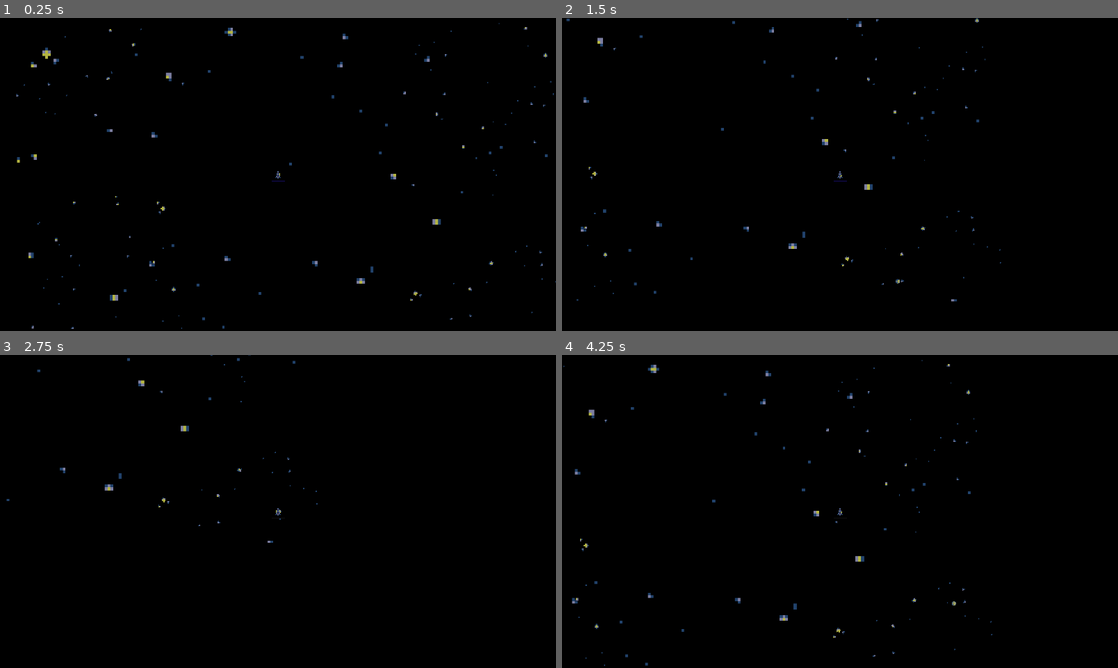
Above: before the commit, frames 1-4 (two rows, left to right).
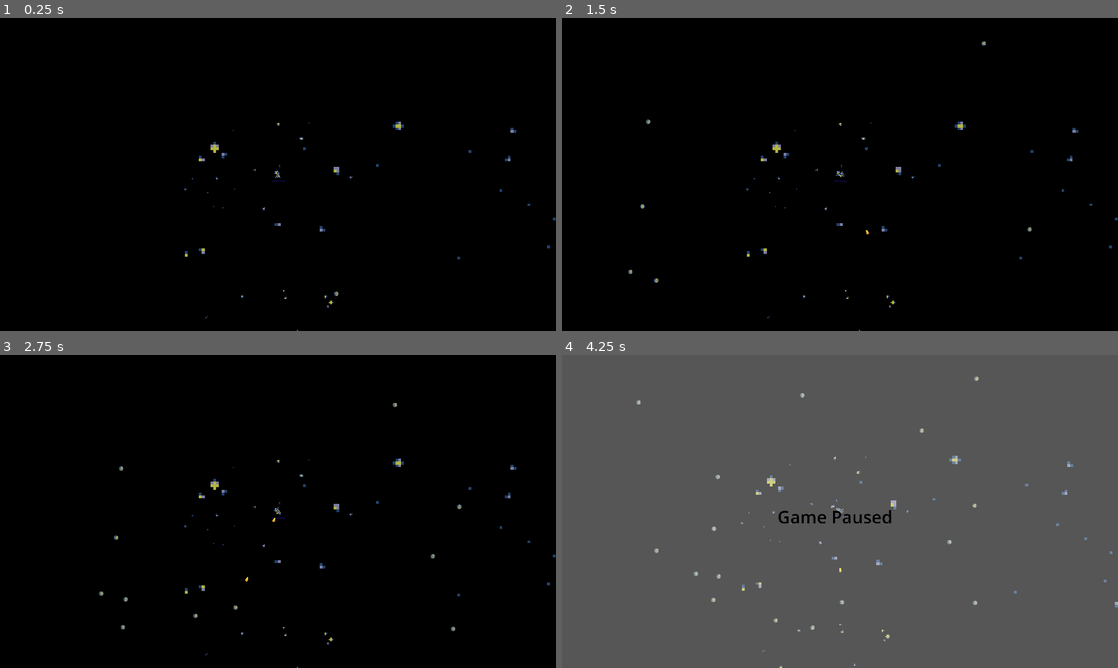
Above: after the commit, the same moments.

Repository: iparosds/Quantum-Reflections
Game: Godot game, scene res://scenes/game.tscn
The game is run twice, just before and just after one commit, with the same random seed, the same clock (stepped at 60 frames per second) and the same inputs.
Inputs:
- Up to frame 1 (0.25 s): no input
- Up to frame 2 (1.5 s): tap Enter at 0.5 s; hold Right (move_right) 0.53-1.28 s; hold Down (move_down) from 1.28 s (still down)
- Up to frame 3 (2.75 s): release Down (move_down) at 2.03 s; hold Right (move_right) from 2.03 s (still down)
- Up to frame 4 (4.25 s): release Right (move_right) at 2.78 s; hold Up (move_up) 2.78-3.53 s; hold A (move_left) from 3.53 s (still down); tap Space (pause, bound only after the commit) at 4.15 s

The runs differ from the first frame. In frame 1, 1.1% of the frame differs, in the area x 2-100%, y 1-100%; in frame 2, 0.8%; in frame 3, 0.6%; in frame 4, 100%, in the area x 0-100%, y 0-100%.

Commit message:
alpha-2

Diff:
--- a/project.godot
+++ b/project.godot
@@ -47,6 +47,12 @@
 , Object(InputEventKey,"resource_local_to_scene":false,"resource_name":"","device":-1,"window_id":0,"alt_pressed":false,"shift_pressed":false,"ctrl_pressed":false,"meta_pressed":false,"pressed":false,"keycode":0,"physical_keycode":83,"key_label":0,"unicode":115,"echo":false,"script":null)
 ]
 }
+pause={
+"deadzone": 0.5,
+"events": [Object(InputEventKey,"resource_local_to_scene":false,"resource_name":"","device":-1,"window_id":0,"alt_pressed":false,"shift_pressed":false,"ctrl_pressed":false,"meta_pressed":false,"pressed":false,"keycode":0,"physical_keycode":32,"key_label":0,"unicode":32,"echo":false,"script":null)
+, Object(InputEventKey,"resource_local_to_scene":false,"resource_name":"","device":-1,"window_id":0,"alt_pressed":false,"shift_pressed":false,"ctrl_pressed":false,"meta_pressed":false,"pressed":false,"keycode":0,"physical_keycode":4194330,"key_label":0,"unicode":0,"echo":false,"script":null)
+]
+}
 
 [layer_names]
 
--- a/scenes/bullet.tscn
+++ b/scenes/bullet.tscn
@@ -12,8 +12,8 @@
 script = ExtResource("1_bel33")
 
 [node name="Projectile" type="Sprite2D" parent="."]
+unique_name_in_owner = true
 position = Vector2(-2, 0)
-rotation = 0.501627
 texture = ExtResource("2_gbkqn")
 
 [node name="CollisionShape2D" type="CollisionShape2D" parent="."]
--- a/scenes/game.tscn
+++ b/scenes/game.tscn
@@ -1,8 +1,9 @@
-[gd_scene load_steps=5 format=3 uid="uid://bepgb8gyvqqc1"]
+[gd_scene load_steps=6 format=3 uid="uid://bepgb8gyvqqc1"]
 
 [ext_resource type="Script" path="res://scripts/game.gd" id="1_ca608"]
 [ext_resource type="PackedScene" uid="uid://exvs04d5gcyx" path="res://scenes/player.tscn" id="2_yxpby"]
 [ext_resource type="Texture2D" uid="uid://dbomakkp7kcl7" path="res://assets/sprites/bg.png" id="3_aelue"]
+[ext_resource type="Script" path="res://scripts/Pause.gd" id="4_lrqhk"]
 
 [sub_resource type="Curve2D" id="Curve2D_q82x3"]
 _data = {
@@ -15,7 +16,6 @@
 
 [node name="Player" parent="." instance=ExtResource("2_yxpby")]
 unique_name_in_owner = true
-position = Vector2(580, 324)
 
 [node name="Path2D" type="Path2D" parent="Player"]
 curve = SubResource("Curve2D_q82x3")
@@ -25,12 +25,40 @@
 position = Vector2(-722, -528)
 rotation = 0.0128933
 
+[node name="Camera2D2" type="Camera2D" parent="Player"]
+limit_smoothed = true
+position_smoothing_enabled = true
+
 [node name="Bg" type="Sprite2D" parent="."]
 position = Vector2(629, 342)
 texture = ExtResource("3_aelue")
 
 [node name="AsteroidInterval" type="Timer" parent="."]
-wait_time = 1.428
+wait_time = 0.2
 autostart = true
 
+[node name="Pause" type="CanvasLayer" parent="."]
+unique_name_in_owner = true
+process_mode = 3
+visible = false
+script = ExtResource("4_lrqhk")
+
+[node name="ColorRect" type="ColorRect" parent="Pause"]
+anchors_preset = 15
+anchor_right = 1.0
+anchor_bottom = 1.0
+grow_horizontal = 2
+grow_vertical = 2
+color = Color(1, 1, 1, 0.337255)
+
+[node name="Label" type="Label" parent="Pause/ColorRect"]
+layout_mode = 0
+offset_left = 744.0
+offset_top = 516.0
+offset_right = 1142.0
+offset_bottom = 599.0
+theme_override_colors/font_color = Color(0, 0, 0, 1)
+theme_override_font_sizes/font_size = 60
+text = "Game Paused"
+
 [connection signal="timeout" from="AsteroidInterval" to="." method="_on_timer_timeout"]
--- a/scenes/player.tscn
+++ b/scenes/player.tscn
@@ -1,7 +1,7 @@
 [gd_scene load_steps=9 format=3 uid="uid://exvs04d5gcyx"]
 
-[ext_resource type="Texture2D" uid="uid://b7lv7hiaq1ntl" path="res://assets/sprites/nave.png" id="1_pitjh"]
 [ext_resource type="Script" path="res://scripts/player.gd" id="1_xdt2u"]
+[ext_resource type="PackedScene" uid="uid://bfxtc14hrjx1i" path="res://scenes/ship.tscn" id="2_j6r6q"]
 [ext_resource type="PackedScene" uid="uid://3vn8y1jlk7vp" path="res://scenes/turret.tscn" id="3_w8iht"]
 [ext_resource type="AudioStream" uid="uid://bxbastebv484j" path="res://assets/sounds/MUSIC.mp3" id="4_vtupa"]
 
@@ -23,21 +23,12 @@
 z_index = 5
 script = ExtResource("1_xdt2u")
 
-[node name="Ship" type="Sprite2D" parent="."]
-texture = ExtResource("1_pitjh")
+[node name="Ship" parent="." instance=ExtResource("2_j6r6q")]
+unique_name_in_owner = true
 
 [node name="CollisionShape2D" type="CollisionShape2D" parent="."]
 position = Vector2(0, 1)
 shape = SubResource("CapsuleShape2D_8n8ai")
-
-[node name="Camera2D" type="Camera2D" parent="."]
-
-[node name="Turret" parent="." instance=ExtResource("3_w8iht")]
-rotation = -0.00413576
-
-[node name="AudioStreamPlayer2D" type="AudioStreamPlayer2D" parent="Turret"]
-stream = ExtResource("4_vtupa")
-autoplay = true
 
 [node name="HurtBox" type="Area2D" parent="."]
 unique_name_in_owner = true
@@ -59,3 +50,10 @@
 theme_override_styles/fill = SubResource("StyleBoxFlat_5x0j0")
 value = 100.0
 show_percentage = false
+
+[node name="AudioStreamPlayer2D" type="AudioStreamPlayer2D" parent="."]
+rotation = -0.00413576
+stream = ExtResource("4_vtupa")
+autoplay = true
+
+[node name="Turret" parent="." instance=ExtResource("3_w8iht")]
--- /dev/null
+++ b/scenes/ship.tscn
@@ -0,0 +1,10 @@
+[gd_scene load_steps=2 format=3 uid="uid://bfxtc14hrjx1i"]
+
+[ext_resource type="Texture2D" uid="uid://b7lv7hiaq1ntl" path="res://assets/sprites/nave.png" id="1_wvs71"]
+
+[node name="Ship" type="Node2D"]
+
+[node name="Sprite" type="Sprite2D" parent="."]
+position = Vector2(-10, -15)
+texture = ExtResource("1_wvs71")
+centered = false
--- a/scenes/turret.tscn
+++ b/scenes/turret.tscn
@@ -4,7 +4,7 @@
 [ext_resource type="Texture2D" uid="uid://drlku570m4xp1" path="res://assets/sprites/turret.png" id="2_jqimm"]
 
 [sub_resource type="CircleShape2D" id="CircleShape2D_0x0pm"]
-radius = 671.811
+radius = 477.001
 
 [node name="Turret" type="Area2D"]
 collision_layer = 0
@@ -28,7 +28,7 @@
 position = Vector2(1, 0.015)
 
 [node name="ShootingInterval" type="Timer" parent="."]
-wait_time = 0.582
+wait_time = 0.3
 autostart = true
 
 [connection signal="timeout" from="ShootingInterval" to="." method="_on_timer_timeout"]
--- a/scripts/Bullet.gd
+++ b/scripts/Bullet.gd
@@ -5,7 +5,7 @@
 const RANGE = 1000
 
 func _physics_process(delta):
-	var direction = Vector2.RIGHT.rotated(rotation)
+	var direction = Vector2.RIGHT.rotated(%Projectile.rotation)
 	position += direction * SPEED * delta
 
 	travelled_distance += SPEED * delta
--- /dev/null
+++ b/scripts/Pause.gd
@@ -0,0 +1,11 @@
+extends CanvasLayer
+
+func _process(delta):
+	if Input.is_action_just_pressed("pause"):
+		print(get_tree().paused)
+		if get_tree().paused == true:
+			%Pause.visible = false
+			get_tree().paused = false
+		else:
+			%Pause.visible = true
+			get_tree().paused = true
--- a/scripts/Turret.gd
+++ b/scripts/Turret.gd
@@ -9,9 +9,8 @@
 
 func shoot():
 	var new_bullet = BULLET.instantiate()
-	print(%ShootingPoint.global_position)
-	new_bullet.global_position = %ShootingPoint.global_position
-	new_bullet.global_rotation = %ShootingPoint.global_rotation
+	new_bullet.position = %ShootingPoint.position
+	new_bullet.rotation = %ShootingPoint.rotation
 	%ShootingPoint.add_child(new_bullet)
 
 func _on_timer_timeout():
--- a/scripts/game.gd
+++ b/scripts/game.gd
@@ -1,6 +1,7 @@
 extends Node2D;
 
 const ASTEROID = preload("res://scenes/asteroid.tscn")
+var game_paused = false;
 
 func spawn_asteroid():
 	var new_asteroid = ASTEROID.instantiate()
--- a/scripts/player.gd
+++ b/scripts/player.gd
@@ -4,21 +4,46 @@
 
 var health = 100.0;
 const DAMAGE_RATE = 500.0;
-const VELOCITY = 600;
+var acceleration = 0;
+var accelelariting = false;
+var stopping = false;
+var rotating_right = false;
+var rotating_left = false;
 
 func _physics_process(delta):
-	var direction = Input.get_vector(
-		"move_left",
-		"move_right",
-		"move_up",
-		"move_down"
-	);
-	velocity = direction * VELOCITY;
-	move_and_slide();
+	if Input.is_action_just_released("move_up"):
+		accelelariting = false
+	if Input.is_action_just_pressed("move_up"):
+		accelelariting = true
+	if accelelariting == true && acceleration < 2000:
+		acceleration += 1
+	if Input.is_action_just_released("move_down"):
+		stopping = false
+	if Input.is_action_just_pressed("move_down"):
+		stopping = true
+	if stopping == true && acceleration > 0:
+		acceleration -= 1
+	if Input.is_action_just_pressed("move_right"):
+		rotating_right = true
+	if Input.is_action_just_released("move_right"):
+		rotating_right = false
+	if rotating_right == true:
+		%Ship.rotation += 0.1
+	if Input.is_action_just_pressed("move_left"):
+		rotating_left = true
+	if Input.is_action_just_released("move_left"):
+		rotating_left = false
+	if rotating_left == true:
+		%Ship.rotation -= 0.1
+
+	if acceleration > 0:
+		var direction2 = Vector2.UP.rotated(%Ship.rotation)
+		$".".position += direction2 * acceleration * delta
 
 	var overlapping_mobs = %HurtBox.get_overlapping_bodies()
-	if overlapping_mobs.size() > 0:
-		health -= DAMAGE_RATE * overlapping_mobs.size() * delta
-		%ProgressBar.value = health
-		if health <= 0.0:
-			health_depleted.emit()
+	for mob in overlapping_mobs:
+		health -= DAMAGE_RATE * delta
+		mob.queue_free()
+	if health <= 0.0:
+		health_depleted.emit()
+	%ProgressBar.value = health
Not shown, changed: assets/sounds/MUSIC.mp3.import
Not shown, added: exports/web/index.apple-touch-icon.png.import
Not shown, added: exports/web/index.icon.png.import
Not shown, added: exports/web/index.png.import
Not shown, changed: exports/QuantumReflections.exe
Not shown, changed: exports/web/index.pck
